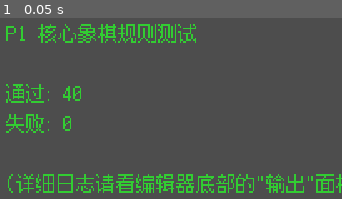
Above: before the commit, frame 1.
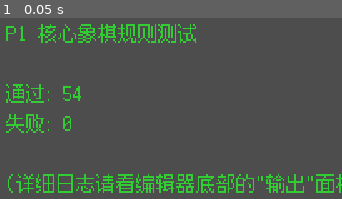
Above: after the commit, the same moment.

Repository: CapJunkrat/pixelking
Game: Godot game, scene res://scenes/Main.tscn
The game is run twice, just before and just after one commit, with the same random seed, the same clock (stepped at 60 frames per second) and the same inputs. This scene is started directly instead of the project's main scene.
Inputs:
- Up to frame 1 (0.05 s): no input

The runs differ from the first frame. In frame 1, 0.2% of the frame differs, in the area x 18-24%, y 37-46%.

Commit message:
chore(move): Update move logic

Diff:
--- a/scripts/autoload/Localization.gd
+++ b/scripts/autoload/Localization.gd
@@ -11,6 +11,12 @@
 		"strings": {
 			"COLOR_WHITE": "White",
 			"COLOR_BLACK": "Black",
+			"PIECE_PAWN": "Pawn",
+			"PIECE_KNIGHT": "Knight",
+			"PIECE_BISHOP": "Bishop",
+			"PIECE_ROOK": "Rook",
+			"PIECE_QUEEN": "Queen",
+			"PIECE_KING": "King",
 			"MENU_NEW_GAME": "New Journey",
 			"MENU_CONTINUE": "Continue",
 			"MENU_SETTINGS": "Settings",
--- a/scripts/core/BoardState.gd
+++ b/scripts/core/BoardState.gd
@@ -221,18 +221,12 @@
 
 ## Rule-engine implementation note.
 func _is_castling_move(from: Vector2i, to: Vector2i, piece: ChessPiece = null) -> bool:
-	var king := piece if piece != null else get_piece(from)
-	var rook := get_piece(to)
-	if king == null or rook == null:
+	var moving_piece := piece if piece != null else get_piece(from)
+	var partner := get_piece(to)
+	if moving_piece == null or partner == null or from.y != to.y:
 		return false
-	return (
-		king.def.is_king
-		and not king.has_moved
-		and rook.def.id == "rook"
-		and rook.color == king.color
-		and not rook.has_moved
-		and from.y == to.y
-	)
+	var castling_rule := moving_piece.def.movement_rule(&"castling") as CastlingMovementRule
+	return castling_rule != null and castling_rule.is_valid_partner(moving_piece, partner)
 
 func clone() -> BoardState:
 	var copy := BoardState.new(board_size, false)
--- a/scripts/core/MoveGenerator.gd
+++ b/scripts/core/MoveGenerator.gd
@@ -1,138 +1,33 @@
+class_name MoveGenerator
 extends RefCounted
-class_name MoveGenerator
 
-## 生成某个位置上棋子的"伪合法走法"(pseudo-legal moves):
-## 满足棋子自身移动规则、不吃自己棋子、王车易位的通路/权限条件,
-## 但**不**检查这步棋走完之后自己的王是否被将军——那一层过滤在 BoardState.get_legal_moves 里做。
-##
-## 之所以按 PieceDef 的 slide_directions / jump_offsets 通用生成,
-## 是为了让以后新增的特殊棋子只要能用"滑动方向+跳跃偏移"描述,就不用碰这份代码。
-## 兵和王(易位)有独立的专属规则,所以单独处理。
-
+## Combines the movement strategies declared by PieceDef. New pieces can reuse
+## existing rules in any combination without adding piece IDs to this class.
 static func generate_pseudo_legal(board: BoardState, pos: Vector2i) -> Array[Vector2i]:
 	var piece := board.get_piece(pos)
 	if piece == null:
 		return []
 
-	if piece.def.is_pawn:
-		return _pawn_moves(board, pos, piece)
-
 	var moves: Array[Vector2i] = []
-	_add_slide_moves(board, pos, piece, moves)
-	_add_jump_moves(board, pos, piece, moves)
-
-	if piece.def.is_king:
-		_add_castling_moves(board, pos, piece, moves)
-
+	for rule in piece.def.resolved_movement_rules():
+		if rule == null:
+			continue
+		_append_unique(moves, rule.get_moves(board, pos, piece))
 	return moves
 
-static func _add_slide_moves(board: BoardState, pos: Vector2i, piece: ChessPiece, moves: Array[Vector2i]) -> void:
-	for dir in piece.def.slide_directions:
-		var dist := 1
-		while dist <= piece.def.max_slide_distance:
-			var target := pos + dir * dist
-			if not board.in_bounds(target):
-				break
-			var occupant := board.get_piece(target)
-			if occupant == null:
-				moves.append(target)
-			else:
-				if occupant.color != piece.color:
-					moves.append(target)
-				break  # 无论敌我,挡住了就不能再往后滑
-			dist += 1
-
-static func _add_jump_moves(board: BoardState, pos: Vector2i, piece: ChessPiece, moves: Array[Vector2i]) -> void:
-	for offset in piece.def.jump_offsets:
-		var target := pos + offset
-		if not board.in_bounds(target):
-			continue
-		var occupant := board.get_piece(target)
-		if occupant == null or occupant.color != piece.color:
-			moves.append(target)
-
-static func _pawn_moves(board: BoardState, pos: Vector2i, piece: ChessPiece) -> Array[Vector2i]:
-	var moves: Array[Vector2i] = []
-	var forward := 1 if piece.color == GameRules.PieceColor.WHITE else -1
-	var start_rank := 1 if piece.color == GameRules.PieceColor.WHITE else 6
-
-	# 直走一格
-	var one_step := pos + Vector2i(0, forward)
-	if board.in_bounds(one_step) and board.get_piece(one_step) == null:
-		moves.append(one_step)
-		# 起始位置可直走两格
-		var two_step := pos + Vector2i(0, forward * 2)
-		if pos.y == start_rank and board.get_piece(two_step) == null:
-			moves.append(two_step)
-
-	# 斜吃两侧
-	for dx in [-1, 1]:
-		var capture_pos := pos + Vector2i(dx, forward)
-		if not board.in_bounds(capture_pos):
-			continue
-		var occupant := board.get_piece(capture_pos)
-		if occupant != null and occupant.color != piece.color:
-			moves.append(capture_pos)
-		elif capture_pos == board.en_passant_target:
-			# 吃过路兵:目标格是空的,但符合上一步双步的记录
-			moves.append(capture_pos)
-
-	return moves
-
-## 专门给"这一格是否被攻击"用的攻击覆盖范围。
-## 和 generate_pseudo_legal 的区别:
-##   - 兵:只算斜前方两格(不管是否有子/是否能吃过路兵),因为哪怕那格是空的,
-##     敌方兵依然"控制"着它,己方王不能走过去。
-##   - 王:不包含易位(易位本身还需要判断"过程中是否被攻击",不能自我依赖)。
-## 这样可以避免 is_square_attacked -> 王的易位生成 -> is_square_attacked 的死循环。
 static func get_attack_squares(board: BoardState, pos: Vector2i) -> Array[Vector2i]:
 	var piece := board.get_piece(pos)
 	if piece == null:
 		return []
 
-	if piece.def.is_pawn:
-		return _pawn_attack_squares(board, pos, piece)
-
 	var squares: Array[Vector2i] = []
-	_add_slide_moves(board, pos, piece, squares)
-	_add_jump_moves(board, pos, piece, squares)
+	for rule in piece.def.resolved_movement_rules():
+		if rule == null:
+			continue
+		_append_unique(squares, rule.get_attack_squares(board, pos, piece))
 	return squares
 
-static func _pawn_attack_squares(board: BoardState, pos: Vector2i, piece: ChessPiece) -> Array[Vector2i]:
-	var forward := 1 if piece.color == GameRules.PieceColor.WHITE else -1
-	var squares: Array[Vector2i] = []
-	for dx in [-1, 1]:
-		var t := pos + Vector2i(dx, forward)
-		if board.in_bounds(t):
-			squares.append(t)
-	return squares
-
-static func _add_castling_moves(board: BoardState, pos: Vector2i, king: ChessPiece, moves: Array[Vector2i]) -> void:
-	if king.has_moved:
-		return
-	var enemy := GameRules.opposite(king.color)
-	if board.is_square_attacked(pos, enemy):
-		return  # rule
-
-	# Rule-engine implementation note.
-	# Rule-engine implementation note.
-	for direction: int in [-1, 1]:
-		var x: int = pos.x + direction
-		var path_is_safe := true
-		while x >= 0 and x < board.board_size:
-			var target := Vector2i(x, pos.y)
-			var occupant := board.get_piece(target)
-			if occupant == null:
-				if board.is_square_attacked(target, enemy):
-					path_is_safe = false
-				x += direction
-				continue
-			if (
-				path_is_safe
-				and not board.is_square_attacked(target, enemy)
-				and occupant.color == king.color
-				and occupant.def.id == "rook"
-				and not occupant.has_moved
-			):
-				moves.append(target)
-			break
+static func _append_unique(target: Array[Vector2i], additions: Array[Vector2i]) -> void:
+	for square in additions:
+		if square not in target:
+			target.append(square)
--- /dev/null
+++ b/scripts/core/movement/CastlingMovementRule.gd
@@ -0,0 +1,45 @@
+class_name CastlingMovementRule
+extends MovementRule
+
+@export var partner_piece_ids: Array[StringName] = [&"rook"]
+
+func rule_id() -> StringName:
+	return &"castling"
+
+func get_moves(board: BoardState, pos: Vector2i, piece: ChessPiece) -> Array[Vector2i]:
+	var moves: Array[Vector2i] = []
+	if piece.has_moved:
+		return moves
+	var enemy := GameRules.opposite(piece.color)
+	if board.is_square_attacked(pos, enemy):
+		return moves
+
+	for direction: int in [-1, 1]:
+		var x := pos.x + direction
+		var path_is_safe := true
+		while x >= 0 and x < board.board_size:
+			var target := Vector2i(x, pos.y)
+			var occupant := board.get_piece(target)
+			if occupant == null:
+				if board.is_square_attacked(target, enemy):
+					path_is_safe = false
+				x += direction
+				continue
+			if (
+				path_is_safe
+				and not board.is_square_attacked(target, enemy)
+				and is_valid_partner(piece, occupant)
+			):
+				moves.append(target)
+			break
+	return moves
+
+func get_attack_squares(_board: BoardState, _pos: Vector2i, _piece: ChessPiece) -> Array[Vector2i]:
+	return []
+
+func is_valid_partner(piece: ChessPiece, candidate: ChessPiece) -> bool:
+	return (
+		candidate.color == piece.color
+		and StringName(candidate.def.id) in partner_piece_ids
+		and not candidate.has_moved
+	)
--- /dev/null
+++ b/scripts/core/movement/JumpMovementRule.gd
@@ -0,0 +1,18 @@
+class_name JumpMovementRule
+extends MovementRule
+
+@export var offsets: Array[Vector2i] = []
+
+func rule_id() -> StringName:
+	return &"jump"
+
+func get_moves(board: BoardState, pos: Vector2i, piece: ChessPiece) -> Array[Vector2i]:
+	var moves: Array[Vector2i] = []
+	for offset in offsets:
+		var target := pos + offset
+		if not board.in_bounds(target):
+			continue
+		var occupant := board.get_piece(target)
+		if occupant == null or occupant.color != piece.color:
+			moves.append(target)
+	return moves
--- /dev/null
+++ b/scripts/core/movement/MovementProfile.gd
@@ -0,0 +1,24 @@
+class_name MovementProfile
+extends Resource
+
+## Inherits only ordinary movement rules. Piece identity and special actions
+## such as castling remain on PieceDef and are never inherited through this link.
+@export var parent: MovementProfile
+@export var rules: Array[MovementRule] = []
+
+func resolved_rules() -> Array[MovementRule]:
+	var result: Array[MovementRule] = []
+	_append_resolved(result, {})
+	return result
+
+func _append_resolved(result: Array[MovementRule], visited: Dictionary) -> void:
+	var identity := get_instance_id()
+	if visited.has(identity):
+		push_warning("MovementProfile inheritance cycle detected")
+		return
+	visited[identity] = true
+	if parent != null:
+		parent._append_resolved(result, visited)
+	for rule in rules:
+		if rule != null and rule not in result:
+			result.append(rule)
--- /dev/null
+++ b/scripts/core/movement/MovementRule.gd
@@ -0,0 +1,11 @@
+class_name MovementRule
+extends Resource
+
+func rule_id() -> StringName:
+	return &""
+
+func get_moves(_board: BoardState, _pos: Vector2i, _piece: ChessPiece) -> Array[Vector2i]:
+	return []
+
+func get_attack_squares(board: BoardState, pos: Vector2i, piece: ChessPiece) -> Array[Vector2i]:
+	return get_moves(board, pos, piece)
--- /dev/null
+++ b/scripts/core/movement/PawnMovementRule.gd
@@ -0,0 +1,37 @@
+class_name PawnMovementRule
+extends MovementRule
+
+func rule_id() -> StringName:
+	return &"pawn"
+
+func get_moves(board: BoardState, pos: Vector2i, piece: ChessPiece) -> Array[Vector2i]:
+	var moves: Array[Vector2i] = []
+	var forward := 1 if piece.color == GameRules.PieceColor.WHITE else -1
+	var start_rank := 1 if piece.color == GameRules.PieceColor.WHITE else board.board_size - 2
+
+	var one_step := pos + Vector2i(0, forward)
+	if board.in_bounds(one_step) and board.get_piece(one_step) == null:
+		moves.append(one_step)
+		var two_step := pos + Vector2i(0, forward * 2)
+		if pos.y == start_rank and board.in_bounds(two_step) and board.get_piece(two_step) == null:
+			moves.append(two_step)
+
+	for dx in [-1, 1]:
+		var capture_pos := pos + Vector2i(dx, forward)
+		if not board.in_bounds(capture_pos):
+			continue
+		var occupant := board.get_piece(capture_pos)
+		if occupant != null and occupant.color != piece.color:
+			moves.append(capture_pos)
+		elif capture_pos == board.en_passant_target:
+			moves.append(capture_pos)
+	return moves
+
+func get_attack_squares(board: BoardState, pos: Vector2i, piece: ChessPiece) -> Array[Vector2i]:
+	var forward := 1 if piece.color == GameRules.PieceColor.WHITE else -1
+	var squares: Array[Vector2i] = []
+	for dx in [-1, 1]:
+		var target := pos + Vector2i(dx, forward)
+		if board.in_bounds(target):
+			squares.append(target)
+	return squares
--- /dev/null
+++ b/scripts/core/movement/SlideMovementRule.gd
@@ -0,0 +1,26 @@
+class_name SlideMovementRule
+extends MovementRule
+
+@export var directions: Array[Vector2i] = []
+@export var max_distance: int = 8
+
+func rule_id() -> StringName:
+	return &"slide"
+
+func get_moves(board: BoardState, pos: Vector2i, piece: ChessPiece) -> Array[Vector2i]:
+	var moves: Array[Vector2i] = []
+	for direction in directions:
+		var distance := 1
+		while distance <= max_distance:
+			var target := pos + direction * distance
+			if not board.in_bounds(target):
+				break
+			var occupant := board.get_piece(target)
+			if occupant == null:
+				moves.append(target)
+			else:
+				if occupant.color != piece.color:
+					moves.append(target)
+				break
+			distance += 1
+	return moves
--- a/scripts/data/PieceDef.gd
+++ b/scripts/data/PieceDef.gd
@@ -1,37 +1,36 @@
+class_name PieceDef
 extends Resource
-class_name PieceDef
 
-## 数据驱动的棋子定义。
-## 标准棋子(车/马/象/后/王/兵)用下面这些字段就能描述出移动规则。
-## 未来新增的"千奇百怪"的特殊棋子,只需要:
-##   1) 新建一个 PieceDef (可以是.tres资源,也可以在代码里 new 出来)
-##   2) 如果标准的"滑动方向 + 跳跃偏移"规则不够用(比如需要特殊技能触发逻辑),
-##      再给 special_move_script 指一个自定义脚本,由 MoveGenerator 调用。
-## 这样核心的 BoardState / MoveGenerator 代码基本不用改。
+## Immutable definition shared by every runtime instance of this piece type.
+@export var id: String = ""
+@export var display_name_key: StringName
 
-## 唯一id,例如 "pawn" "knight" "custom_reaper"
-@export var id: String = ""
+## Ordinary movement may inherit from another profile. Special move rules stay
+## directly on the piece definition so inheriting king movement does not grant castling.
+@export var movement_profile: MovementProfile
+@export var special_move_rules: Array[MovementRule] = []
 
-## 显示名称,例如 "兵" "收割者"
-@export var display_name: String = ""
+## Royal is a content/category tag. Only is_king participates in check,
+## checkmate, king-position tracking, and the loss condition.
+@export var is_royal: bool = false
+@export var is_king: bool = false
+@export var is_pawn: bool = false
+@export var base_value: int = 0
 
-## 滑动方向列表(可以走任意格数,直到被挡住),例如车: [(1,0),(-1,0),(0,1),(0,-1)]
-@export var slide_directions: Array[Vector2i] = []
+func resolved_movement_rules() -> Array[MovementRule]:
+	var result: Array[MovementRule] = []
+	if movement_profile != null:
+		result.append_array(movement_profile.resolved_rules())
+	for rule in special_move_rules:
+		if rule != null and rule not in result:
+			result.append(rule)
+	return result
 
-## 滑动最大距离,标准棋子多为8(棋盘最大),国王/某些特殊棋子可设为1
-@export var max_slide_distance: int = 8
+func movement_rule(rule: StringName) -> MovementRule:
+	for candidate in resolved_movement_rules():
+		if candidate.rule_id() == rule:
+			return candidate
+	return null
 
-## 跳跃偏移列表(不会被挡住,直接落到目标格),例如马: 8个(±1,±2)/(±2,±1)组合
-@export var jump_offsets: Array[Vector2i] = []
-
-## 是否是兵(有特殊的前进/吃子分离、双步、吃过路兵、升变规则)
-@export var is_pawn: bool = false
-
-## 是否是王(需要将军判定、易位规则)
-@export var is_king: bool = false
-
-## 特殊移动/技能脚本路径(P1阶段暂不使用,预留给后续"特殊棋子"扩展)
-@export var special_move_script: String = ""
-
-## 基础价值分(用于AI评估局面,王给一个很大的数)
-@export var base_value: int = 0
+func has_movement_rule(rule: StringName) -> bool:
+	return movement_rule(rule) != null
--- a/scripts/data/PieceDefDatabase.gd
+++ b/scripts/data/PieceDefDatabase.gd
@@ -1,10 +1,5 @@
+class_name PieceDefDatabase
 extends RefCounted
-class_name PieceDefDatabase
-
-## P1阶段:标准6种棋子的定义直接在代码里构建。
-## P4/P5阶段(特殊棋子/Roguelike内容扩充)时,可以把这里换成
-## "扫描 res://resources/piece_defs/*.tres 目录自动加载"的方式,
-## 对外接口 get_def(id) 保持不变,不影响 MoveGenerator / BoardState。
 
 static var _cache: Dictionary = {}
 
@@ -22,63 +17,73 @@
 	_cache["king"] = _king()
 
 static func _pawn() -> PieceDef:
-	var d := PieceDef.new()
-	d.id = "pawn"
-	d.display_name = "兵"
-	d.is_pawn = true
-	d.base_value = 1
-	return d
+	var definition := _base_def("pawn", &"PIECE_PAWN", 1)
+	definition.is_pawn = true
+	definition.movement_profile = _profile([PawnMovementRule.new()])
+	return definition
 
 static func _knight() -> PieceDef:
-	var d := PieceDef.new()
-	d.id = "knight"
-	d.display_name = "马"
-	d.jump_offsets = [
+	var definition := _base_def("knight", &"PIECE_KNIGHT", 3)
+	definition.movement_profile = _profile([_jump([
 		Vector2i(1, 2), Vector2i(2, 1), Vector2i(2, -1), Vector2i(1, -2),
-		Vector2i(-1, -2), Vector2i(-2, -1), Vector2i(-2, 1), Vector2i(-1, 2)
-	]
-	d.base_value = 3
-	return d
+		Vector2i(-1, -2), Vector2i(-2, -1), Vector2i(-2, 1), Vector2i(-1, 2),
+	])])
+	return definition
 
 static func _bishop() -> PieceDef:
-	var d := PieceDef.new()
-	d.id = "bishop"
-	d.display_name = "象"
-	d.slide_directions = [Vector2i(1, 1), Vector2i(1, -1), Vector2i(-1, 1), Vector2i(-1, -1)]
-	d.max_slide_distance = 8
-	d.base_value = 3
-	return d
+	var definition := _base_def("bishop", &"PIECE_BISHOP", 3)
+	definition.movement_profile = _profile([_slide([
+		Vector2i(1, 1), Vector2i(1, -1), Vector2i(-1, 1), Vector2i(-1, -1),
+	], 8)])
+	return definition
 
 static func _rook() -> PieceDef:
-	var d := PieceDef.new()
-	d.id = "rook"
-	d.display_name = "车"
-	d.slide_directions = [Vector2i(1, 0), Vector2i(-1, 0), Vector2i(0, 1), Vector2i(0, -1)]
-	d.max_slide_distance = 8
-	d.base_value = 5
-	return d
+	var definition := _base_def("rook", &"PIECE_ROOK", 5)
+	definition.movement_profile = _profile([_slide([
+		Vector2i(1, 0), Vector2i(-1, 0), Vector2i(0, 1), Vector2i(0, -1),
+	], 8)])
+	return definition
 
 static func _queen() -> PieceDef:
-	var d := PieceDef.new()
-	d.id = "queen"
-	d.display_name = "后"
-	d.slide_directions = [
+	var definition := _base_def("queen", &"PIECE_QUEEN", 9)
+	definition.movement_profile = _profile([_slide([
 		Vector2i(1, 0), Vector2i(-1, 0), Vector2i(0, 1), Vector2i(0, -1),
-		Vector2i(1, 1), Vector2i(1, -1), Vector2i(-1, 1), Vector2i(-1, -1)
-	]
-	d.max_slide_distance = 8
-	d.base_value = 9
-	return d
+		Vector2i(1, 1), Vector2i(1, -1), Vector2i(-1, 1), Vector2i(-1, -1),
+	], 8)])
+	return definition
 
 static func _king() -> PieceDef:
-	var d := PieceDef.new()
-	d.id = "king"
-	d.display_name = "王"
-	d.slide_directions = [
+	var definition := _base_def("king", &"PIECE_KING", 1000)
+	definition.is_royal = true
+	definition.is_king = true
+	definition.movement_profile = _profile([_slide([
 		Vector2i(1, 0), Vector2i(-1, 0), Vector2i(0, 1), Vector2i(0, -1),
-		Vector2i(1, 1), Vector2i(1, -1), Vector2i(-1, 1), Vector2i(-1, -1)
-	]
-	d.max_slide_distance = 1
-	d.is_king = true
-	d.base_value = 1000
-	return d
+		Vector2i(1, 1), Vector2i(1, -1), Vector2i(-1, 1), Vector2i(-1, -1),
+	], 1)])
+	definition.special_move_rules.append(CastlingMovementRule.new())
+	return definition
+
+static func _base_def(id: String, display_name_key: StringName, base_value: int) -> PieceDef:
+	var definition := PieceDef.new()
+	definition.id = id
+	definition.display_name_key = display_name_key
+	definition.base_value = base_value
+	return definition
+
+static func _profile(rules: Array[MovementRule], parent: MovementProfile = null) -> MovementProfile:
+	var profile := MovementProfile.new()
+	profile.parent = parent
+	for rule in rules:
+		profile.rules.append(rule)
+	return profile
+
+static func _slide(directions: Array[Vector2i], max_distance: int) -> SlideMovementRule:
+	var rule := SlideMovementRule.new()
+	rule.directions = directions
+	rule.max_distance = max_distance
+	return rule
+
+static func _jump(offsets: Array[Vector2i]) -> JumpMovementRule:
+	var rule := JumpMovementRule.new()
+	rule.offsets = offsets
+	return rule
--- a/scripts/tests/ChessRulesTestSuite.gd
+++ b/scripts/tests/ChessRulesTestSuite.gd
@@ -25,6 +25,9 @@
 	test_default_and_dynamic_board_sizes()
 	test_color_uses_localization_keys()
 	test_simulation_clone_preserves_identity()
+	test_inherited_king_movement_can_be_extended()
+	test_royal_tag_does_not_define_the_king()
+	test_black_pawn_double_step_uses_dynamic_board_size()
 	test_basic_standard_moves()
 	test_make_move_rejects_illegal_move()
 	test_has_any_legal_move_uses_explicit_color()
@@ -91,6 +94,67 @@
 	_assert(board_copy.get_piece(Vector2i(0, 0)).instance_id == original.instance_id, "board clone preserves piece identity")
 	_assert(next_real_piece.instance_id == original.instance_id + 1, "simulation clones do not consume a real instance ID")
 
+func test_inherited_king_movement_can_be_extended() -> void:
+	_log("\n-- test_inherited_king_movement_can_be_extended --")
+	var king_definition := PieceDefDatabase.get_def("king")
+	var inherited_profile := MovementProfile.new()
+	inherited_profile.parent = king_definition.movement_profile
+	var rook_slide := SlideMovementRule.new()
+	rook_slide.directions = [
+		Vector2i(1, 0), Vector2i(-1, 0), Vector2i(0, 1), Vector2i(0, -1),
+	]
+	rook_slide.max_distance = 5
+	inherited_profile.rules.append(rook_slide)
+
+	var definition := PieceDef.new()
+	definition.id = "royal_tower"
+	definition.movement_profile = inherited_profile
+	var board := _empty_board()
+	board.set_piece(Vector2i(2, 2), ChessPiece.new(definition, GameRules.PieceColor.WHITE))
+	var moves := MoveGenerator.generate_pseudo_legal(board, Vector2i(2, 2))
+	_assert(Vector2i(3, 3) in moves, "child profile inherits the king diagonal step")
+	_assert(Vector2i(2, 0) in moves and Vector2i(4, 2) in moves, "child profile extends king movement with rook slides")
+	_assert(Vector2i(4, 4) not in moves, "inherited king diagonal remains range one")
+	_assert(moves.size() == 12, "inherited and added movement rules are deduplicated")
+	_assert(not definition.has_movement_rule(&"castling"), "inheriting king movement does not inherit castling")
+
+	var extra_jump := JumpMovementRule.new()
+	extra_jump.offsets = [Vector2i(2, 2)]
+	king_definition.movement_profile.rules.append(extra_jump)
+	var updated_moves := MoveGenerator.generate_pseudo_legal(board, Vector2i(2, 2))
+	_assert(Vector2i(4, 4) in updated_moves, "changes to the parent king profile propagate to inheritors")
+	king_definition.movement_profile.rules.erase(extra_jump)
+
+func test_royal_tag_does_not_define_the_king() -> void:
+	_log("\n-- test_royal_tag_does_not_define_the_king --")
+	var king_definition := PieceDefDatabase.get_def("king")
+	var royal_guard_definition := PieceDef.new()
+	royal_guard_definition.id = "royal_guard"
+	royal_guard_definition.is_royal = true
+	royal_guard_definition.is_king = false
+	royal_guard_definition.movement_profile = MovementProfile.new()
+	royal_guard_definition.movement_profile.parent = king_definition.movement_profile
+
+	_assert(king_definition.is_royal and king_definition.is_king, "standard king is both Royal and the loss-condition king")
+	_assert(royal_guard_definition.is_royal, "Royal guard keeps the Royal category tag")
+	_assert(not royal_guard_definition.is_king, "Royal guard is not the loss-condition king")
+	_assert(not royal_guard_definition.has_movement_rule(&"castling"), "Royal guard does not inherit the king special action")
+
+	var board := _empty_board()
+	_place_kings(board, Vector2i(0, 0), Vector2i(4, 4))
+	board.set_piece(Vector2i(1, 1), ChessPiece.new(royal_guard_definition, GameRules.PieceColor.WHITE))
+	var result := board.make_move(Vector2i(1, 1), Vector2i(1, 2))
+	_assert(result["success"], "Royal non-king piece can move normally")
+	_assert(board.king_pos[GameRules.PieceColor.WHITE] == Vector2i(0, 0), "moving a Royal non-king does not change tracked king position")
+
+func test_black_pawn_double_step_uses_dynamic_board_size() -> void:
+	_log("\n-- test_black_pawn_double_step_uses_dynamic_board_size --")
+	var board := _empty_board()
+	board.set_piece(Vector2i(2, 3), _piece("pawn", GameRules.PieceColor.BLACK))
+	var moves := MoveGenerator.generate_pseudo_legal(board, Vector2i(2, 3))
+	_assert(Vector2i(2, 2) in moves, "black pawn can move one square on 5x5 board")
+	_assert(Vector2i(2, 1) in moves, "black pawn double step derives its start rank from board size")
+
 func test_basic_standard_moves() -> void:
 	_log("\n-- test_basic_standard_moves --")
 	var board := BoardState.new(8)
--- a/scripts/tests/test_localization_smoke.gd
+++ b/scripts/tests/test_localization_smoke.gd
@@ -16,6 +16,9 @@
 	if localization.text(String(GameRules.color_key(GameRules.PieceColor.BLACK))) != "Black":
 		push_error("Black color localization is unavailable")
 		ok = false
+	if localization.text(String(PieceDefDatabase.get_def("king").display_name_key)) != "King":
+		push_error("Piece display-name localization is unavailable")
+		ok = false
 	if localization.title_texture() == null:
 		push_error("English title texture is unavailable")
 		ok = false
Not shown, added: scripts/core/movement/CastlingMovementRule.gd.uid
Not shown, added: scripts/core/movement/JumpMovementRule.gd.uid
Not shown, added: scripts/core/movement/MovementProfile.gd.uid
Not shown, added: scripts/core/movement/MovementRule.gd.uid
Not shown, added: scripts/core/movement/PawnMovementRule.gd.uid
Not shown, added: scripts/core/movement/SlideMovementRule.gd.uid
